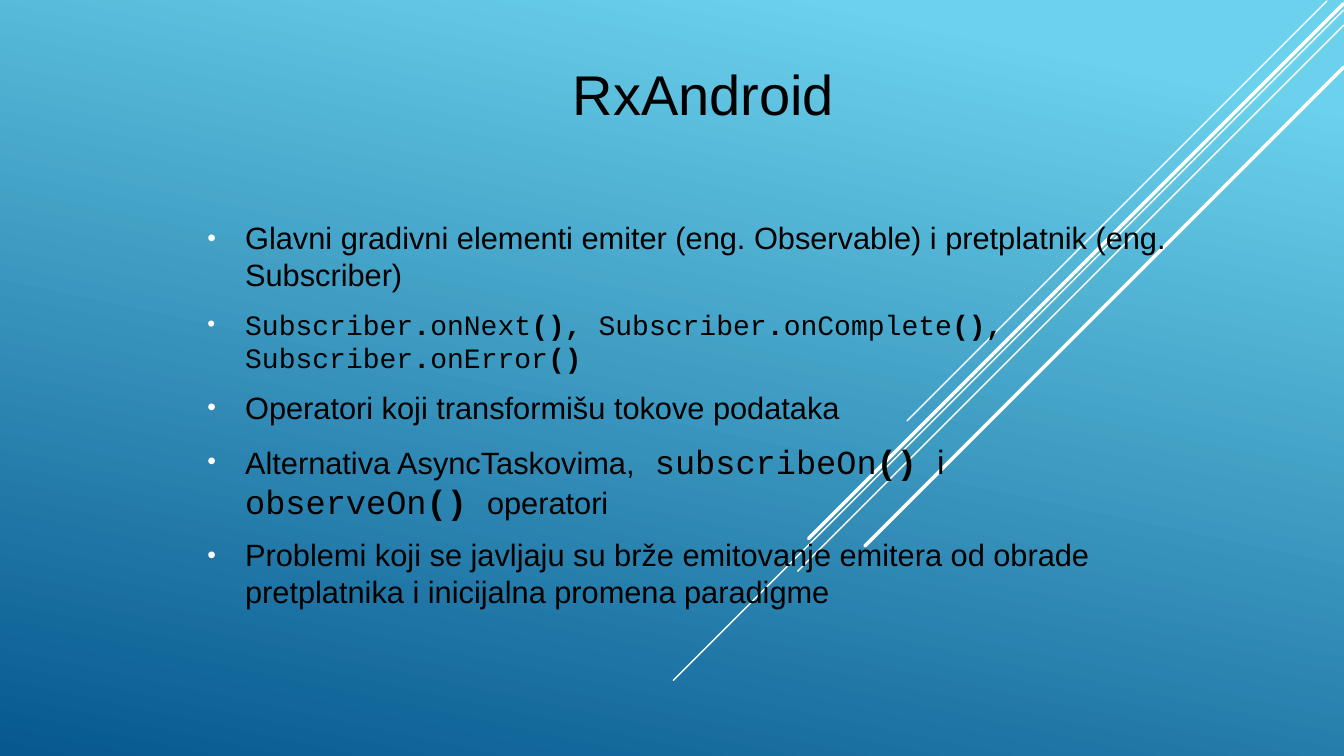
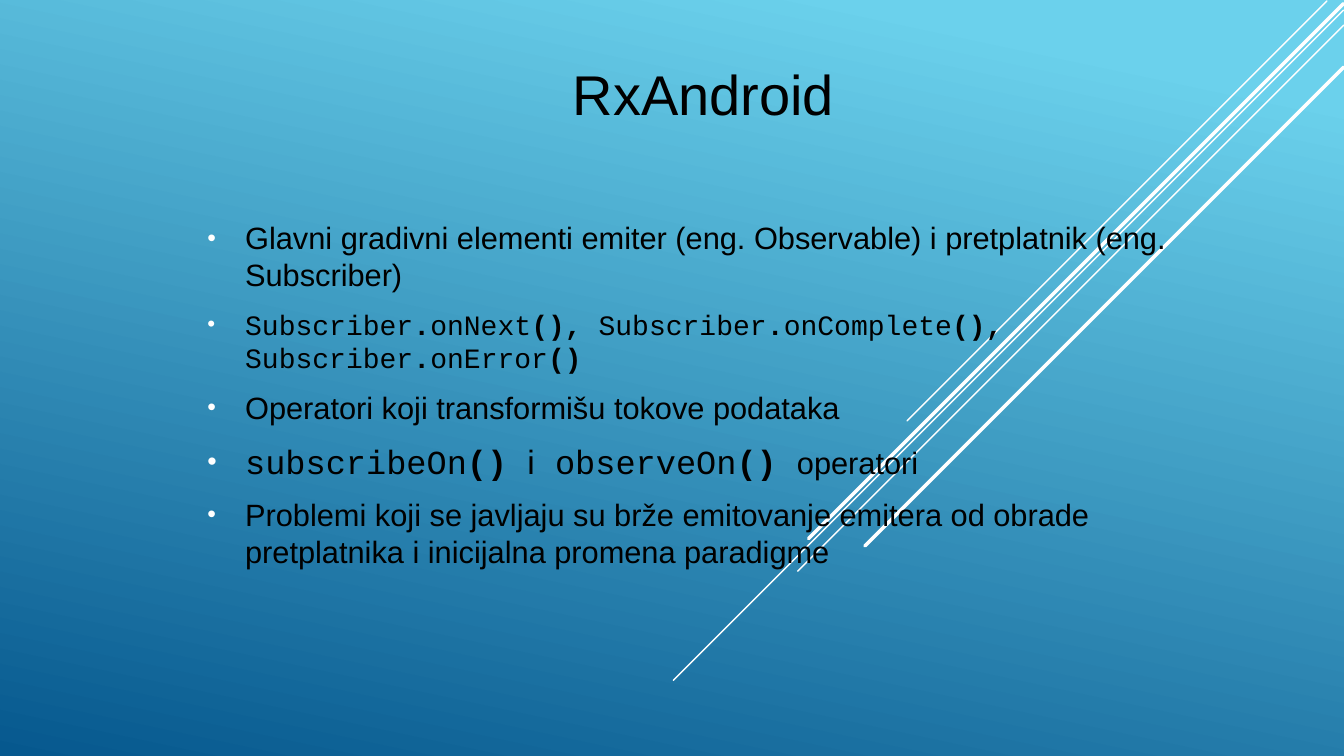
Before and after one commit to stefan11091991/masterRadAndroid, a slide deck: slide 15 of prezentacija.pptx. Drawn at 1344x756 pixels with LibreOffice and Linux fonts; fonts in the diff are those of the drawing. Boxes give left, top, right and bottom in pixels: in the first picture for what was removed or moved away, otherwise in the second. Text is boxed around its words. In the diff, an @@ line names an element or a change of style, - is before the commit and + after.

```diff
--- a/prezentacija.pptx
+++ b/prezentacija.pptx
@@ subtitle at (245, 449, 918, 481): text changed; size 22 to 24 pt; font Arial to Courier New @@
-• Alternativa AsyncTaskovima, subscribeOn() i observeOn() operatori
+• subscribeOn() i observeOn() operatori
```
Also in this commit, not shown: 5 other slides changed, 2 other files.
